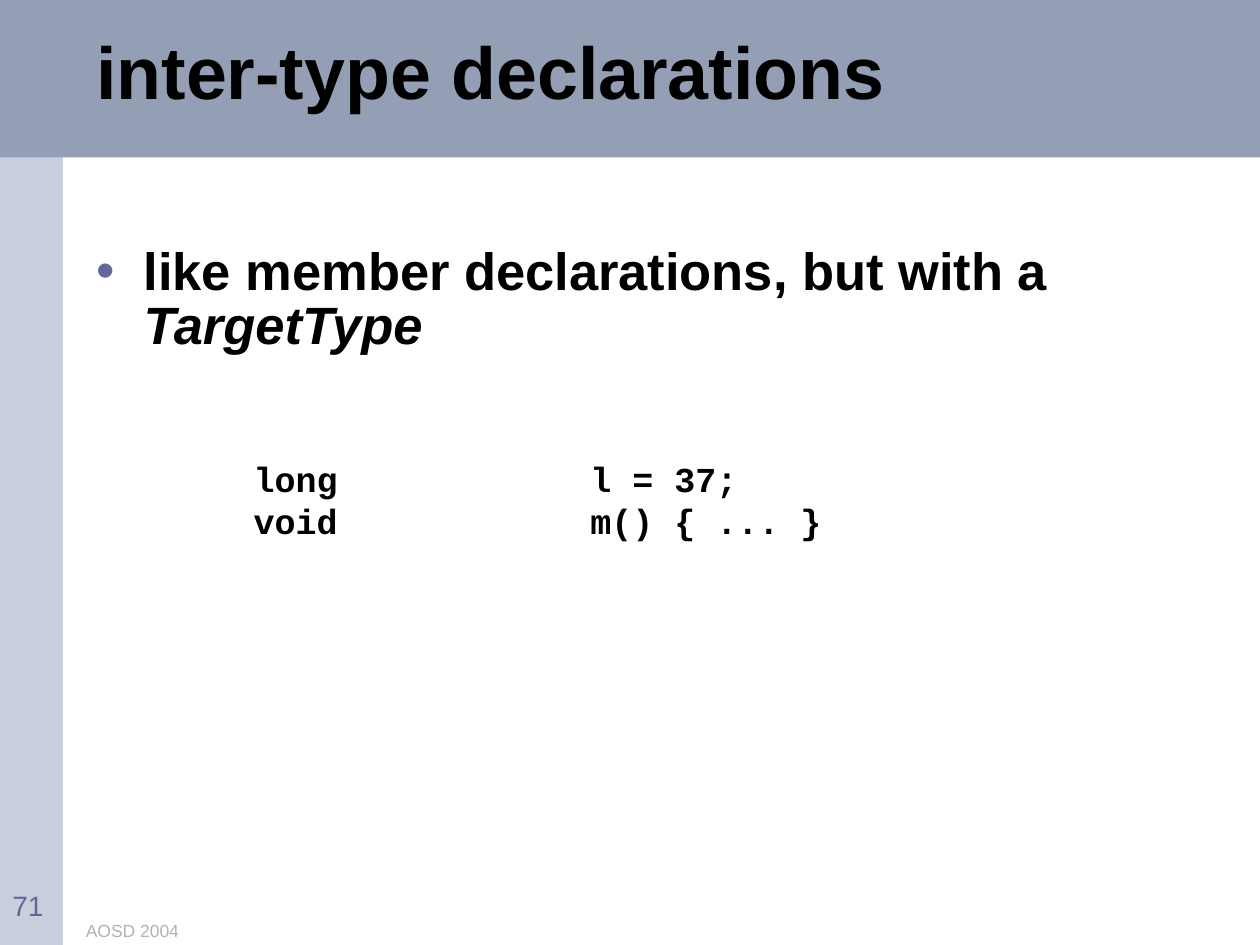
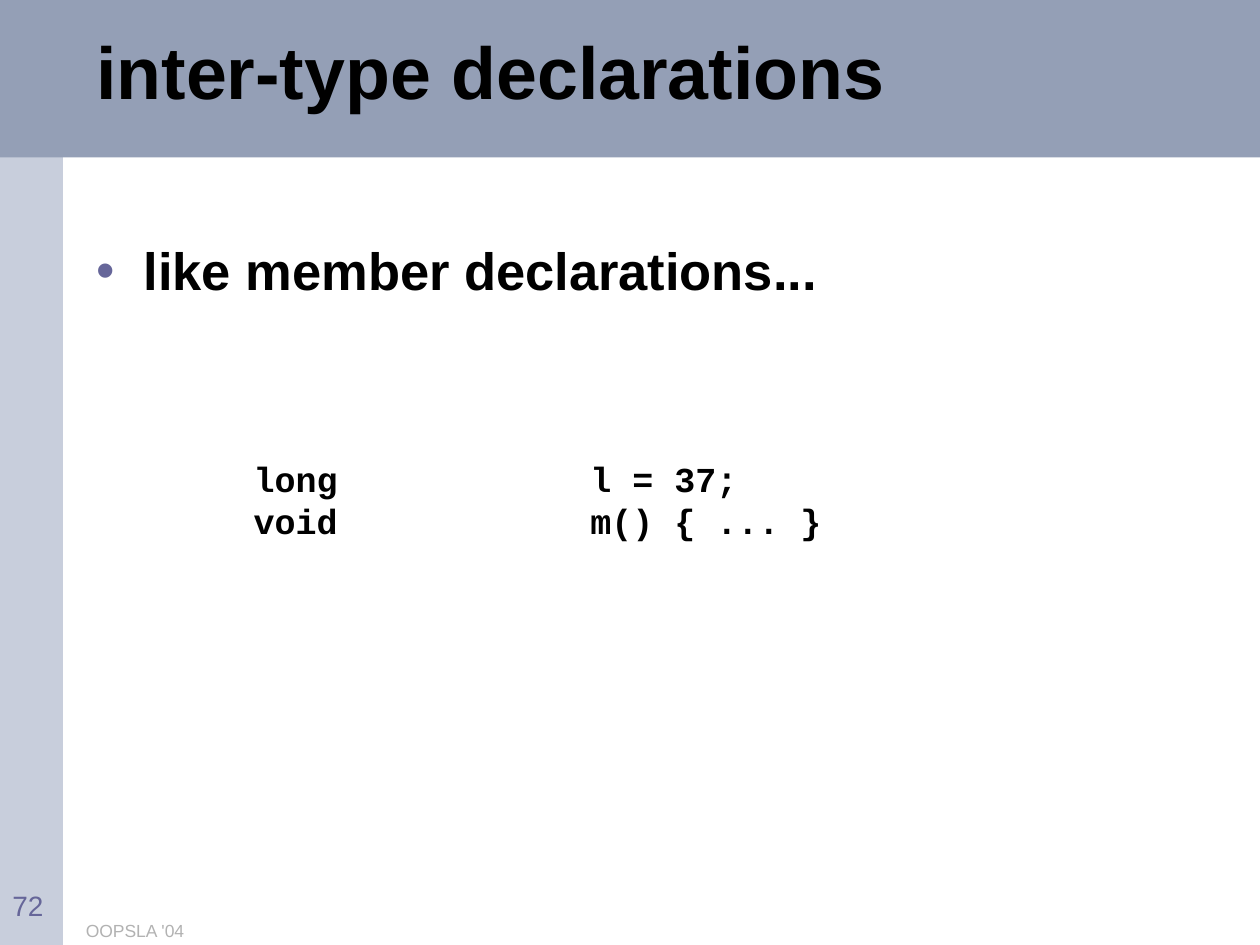
Before and after one commit to eclipse-aspectj/aspectj, a slide deck: slide 72 of docs/teaching/tutorial.ppt (slide 71 before the commit). Drawn at 1260x945 pixels with LibreOffice and Linux fonts; fonts in the diff are those of the drawing. Boxes give left, top, right and bottom in pixels: in the first picture for what was removed or moved away, otherwise in the second. Text is boxed around its words. In the diff, an @@ line names an element or a change of style, - is before the commit and + after.

Commit message:
edits for submission to OOPSLA 2004   minor cleanups/formatting for OOPSLA   added around/proceed caching example

```diff
--- a/docs/teaching/tutorial.ppt
+++ b/docs/teaching/tutorial.ppt
@@ text at (x1=144, y1=252, x2=817, y2=291): text changed @@
-• like member declarations, but with a TargetType
+• like member declarations...
@@ page number at (x1=12, y1=896, x2=43, y2=916): text changed @@
-71
+72
@@ text at (x1=86, y1=925, x2=184, y2=937): text changed @@
-AOSD 2004
+OOPSLA '04
```
Also in this commit, not shown: 114 other slides changed, 1 slide added.
